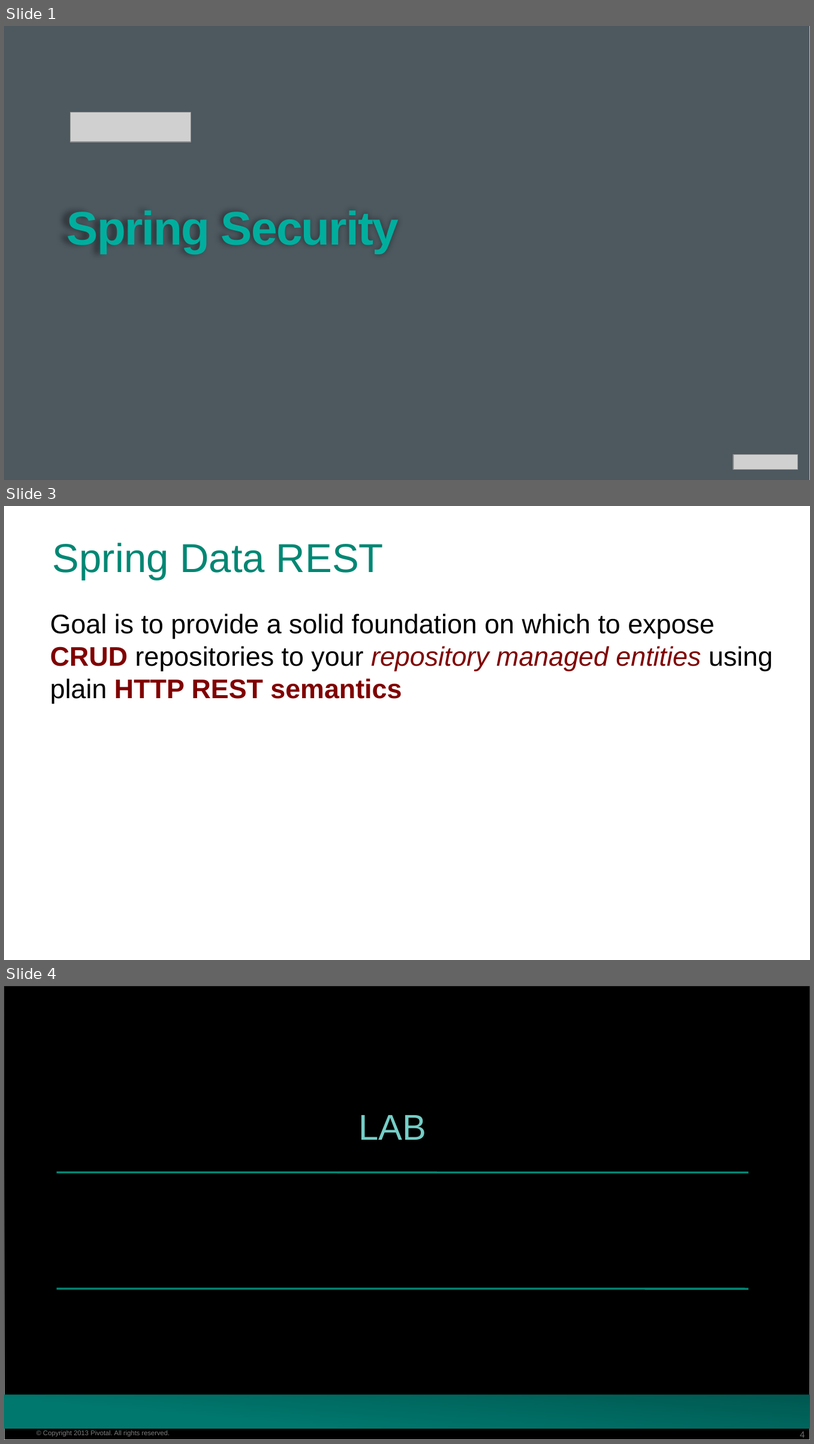
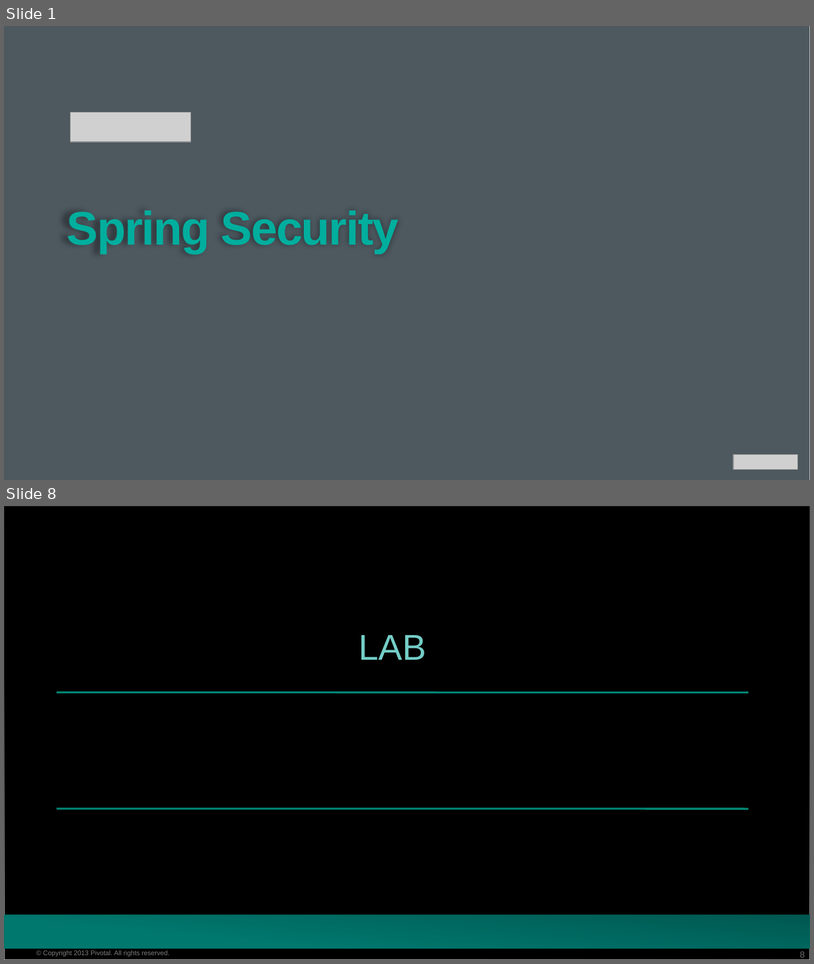
Before and after one commit to phopper-pivotal/Spring-Workshop-Dish, a slide deck: Session_6_Spring_Security.pptx. Shown one above the other, each under a label of ours: slides 1, 3 and 4 before the commit, slides 1 and 8 after it; the slides between them are not shown. The pictures are 814x1444 and 814x964 pixels, drawn with LibreOffice and Linux fonts; fonts in the diff are those of the drawing; grey boxes stand for pictures; background and template pictures are left out. Boxes give left, top, right and bottom in pixels: in the first picture for what was removed or moved away, otherwise in the second. Text is boxed around its words. In the diff, an @@ line names an element or a change of style, - is before the commit and + after.

```diff
--- a/Session_6_Spring_Security.pptx
+++ b/Session_6_Spring_Security.pptx
@@ slide 3 removed at (4, 506, 810, 960), background #FFFFFF @@
@@ title removed at (53, 543, 384, 580) @@
-Spring Data REST
@@ text removed at (50, 613, 773, 703) @@
-Goal is to provide a solid foundation on which to expose CRUD repositories to your repository managed entities using plain HTTP REST semantics
@@ what was slide 4 is now slide 8 @@
@@ page number at (800, 951, 805, 960): text changed @@
-4
+8
```
Also in this commit, not shown: 6 slides added, 1 other slide removed, 2 other files.
